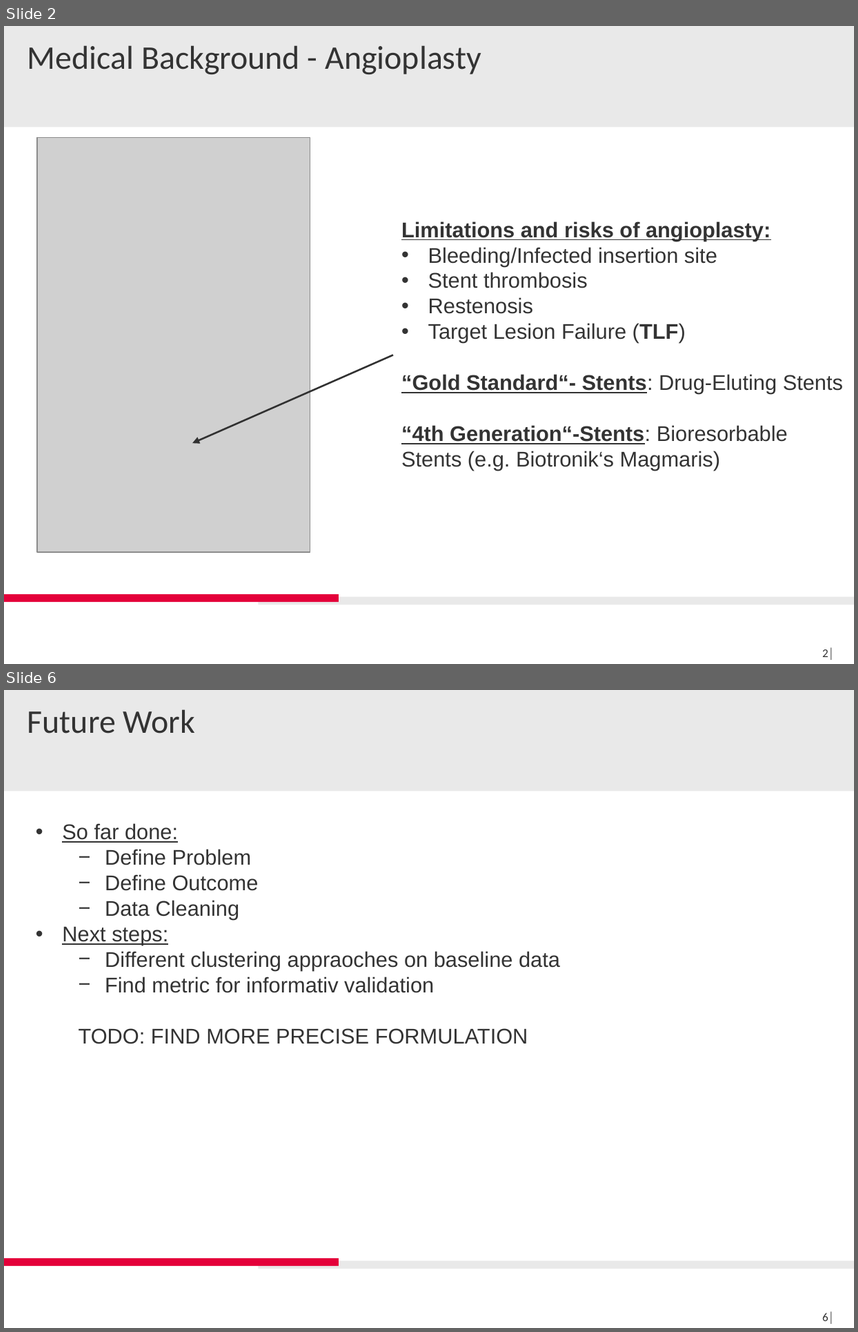
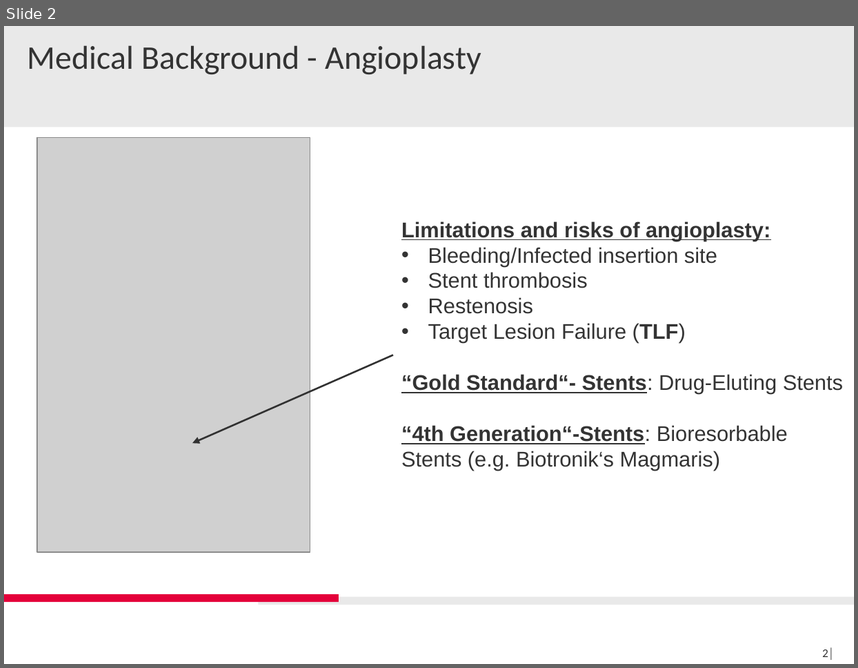
Before and after one commit to IceQueen1996/Masterarbeit, a slide deck: presentations/GroupDay_Introduction_Elly.pptx. Shown one above the other, each under a label of ours: slides 2 and 6 before the commit, slide 2 after it; the slides between them are not shown. The pictures are 858x1332 and 858x668 pixels, drawn with LibreOffice and Linux fonts; fonts in the diff are those of the drawing; grey boxes stand for pictures; background and template pictures are left out. Boxes give left, top, right and bottom in pixels: in the first picture for what was removed or moved away, otherwise in the second. Text is boxed around its words. In the diff, an @@ line names an element or a change of style, - is before the commit and + after.

```diff
--- a/presentations/GroupDay_Introduction_Elly.pptx
+++ b/presentations/GroupDay_Introduction_Elly.pptx
@@ slide 6 removed at [4, 690, 854, 1328], background #FFFFFF; not listed: 3 template elements that a slide beside it also shows @@
@@ title removed at [27, 709, 195, 733] @@
-Future Work
@@ text removed at [62, 823, 560, 1044] @@
-• So far done:
-  − Define Problem
-  − Define Outcome
-  − Data Cleaning
-• Next steps:
-  − Different clustering appraoches on baseline data
-  − Find metric for informativ validation
-  TODO: FIND MORE PRECISE FORMULATION
@@ page number removed at [822, 1311, 834, 1323] @@
-6│
```
Also in this commit, not shown: 3 slides changed, 2 slides added.
